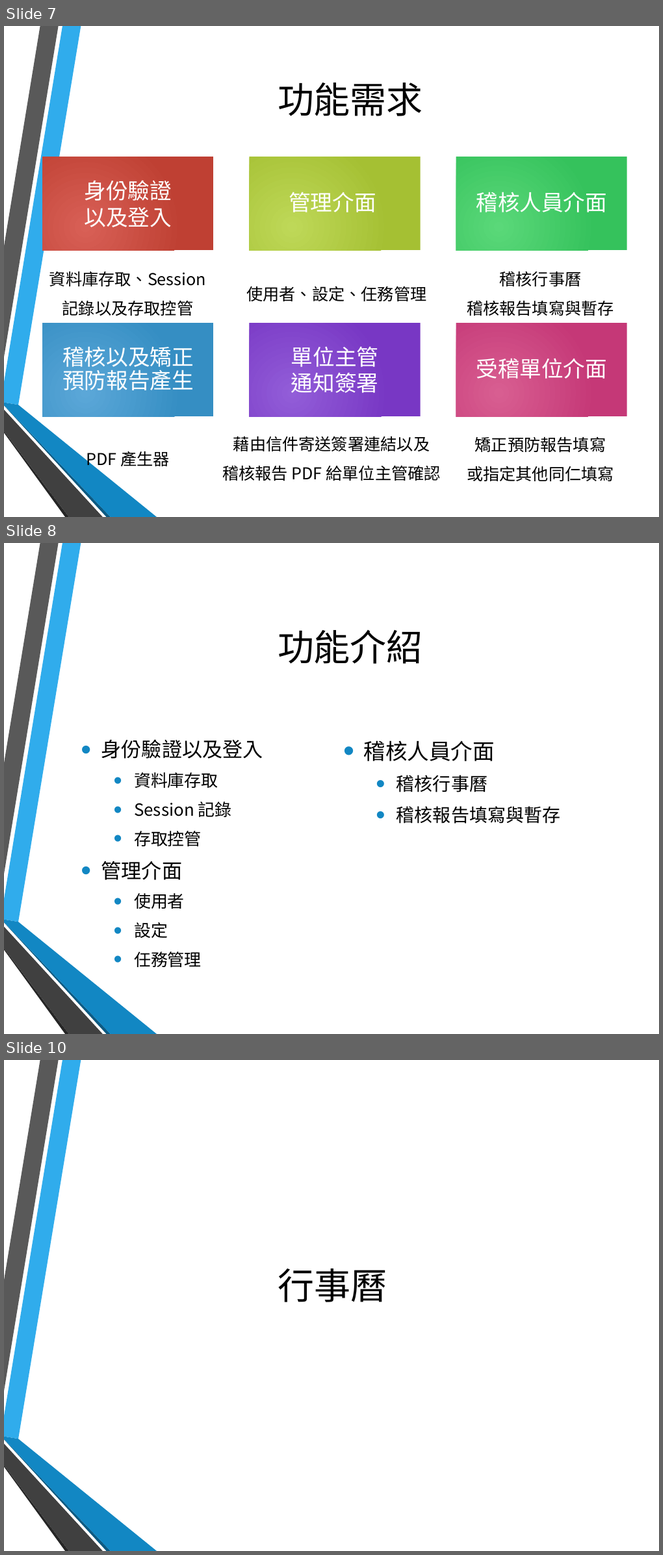
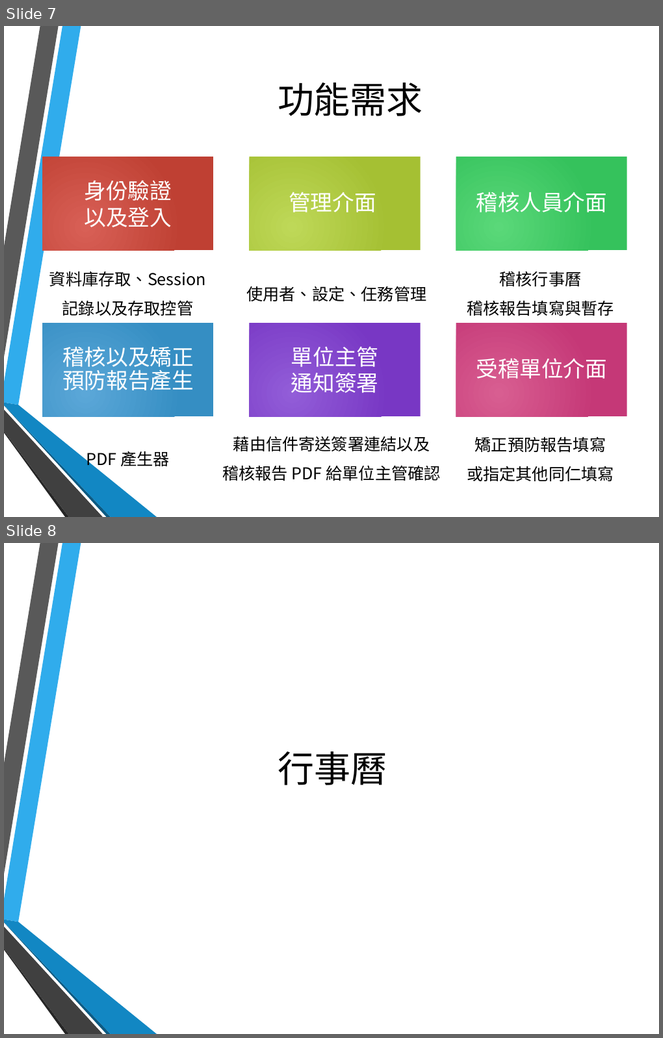
Before and after one commit to hsinewu/pia, a slide deck: Contest/FinalPresentation.pptx. Shown one above the other, each under a label of ours: slides 7, 8 and 10 before the commit, slides 7 and 8 after it; the slides between them are not shown. The pictures are 663x1555 and 663x1038 pixels, drawn with LibreOffice and Linux fonts; fonts in the diff are those of the drawing; background and template pictures are left out. Boxes give left, top, right and bottom in pixels: in the first picture for what was removed or moved away, otherwise in the second. Text is boxed around its words. In the diff, an @@ line names an element or a change of style, - is before the commit and + after.

```diff
--- a/Contest/FinalPresentation.pptx
+++ b/Contest/FinalPresentation.pptx
@@ slide 8 removed at box(4, 543, 659, 1034), background picture (left out); not listed: 6 template elements that a slide beside it also shows @@
@@ title removed at box(278, 630, 423, 664) @@
-功能介紹
@@ text removed at box(102, 739, 263, 967) @@
-• 身份驗證以及登入
-  • 資料庫存取
-  • Session 記錄
-  • 存取控管
-• 管理介面
-  • 使用者
-  • 設定
-  • 任務管理
@@ text removed at box(364, 741, 560, 824) @@
-• 稽核人員介面
-  • 稽核行事曆
-  • 稽核報告填寫與暫存
@@ what was slide 10 is now slide 8 @@
```
Also in this commit, not shown: 4 slides changed, 11 other slides removed.
